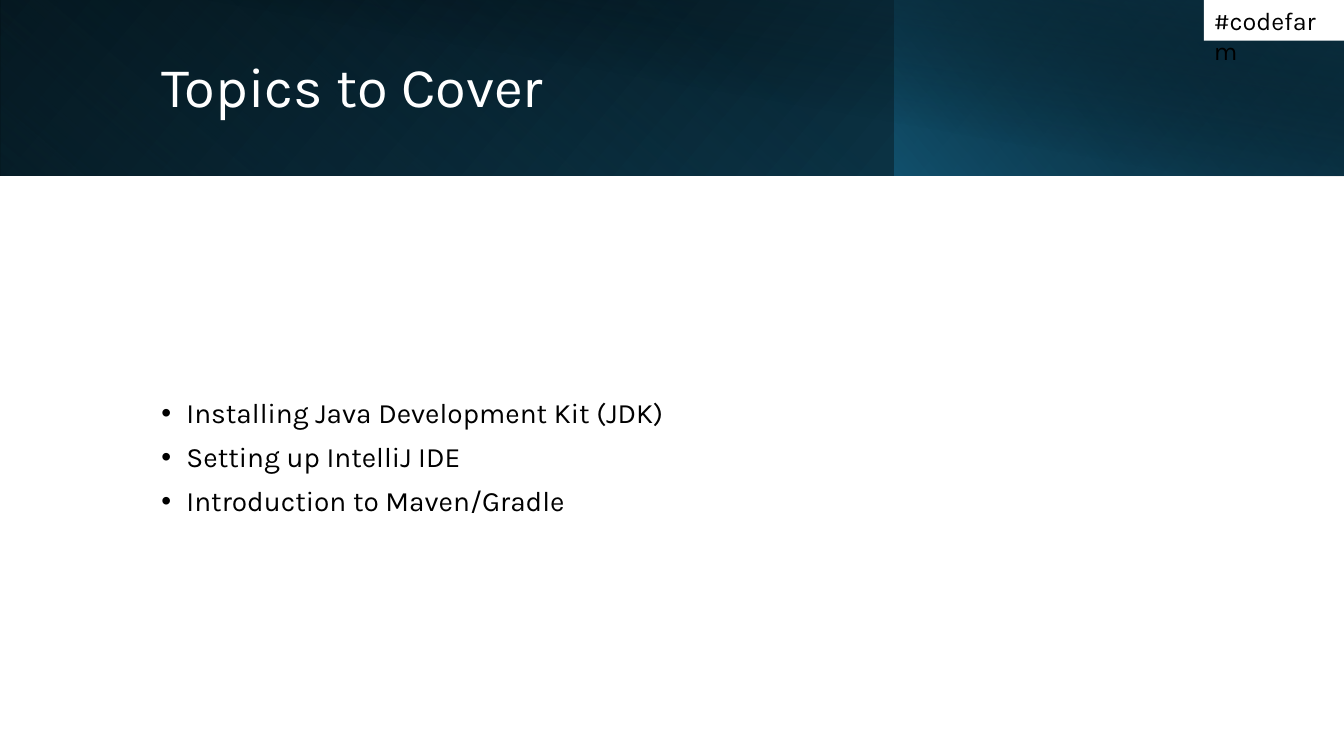
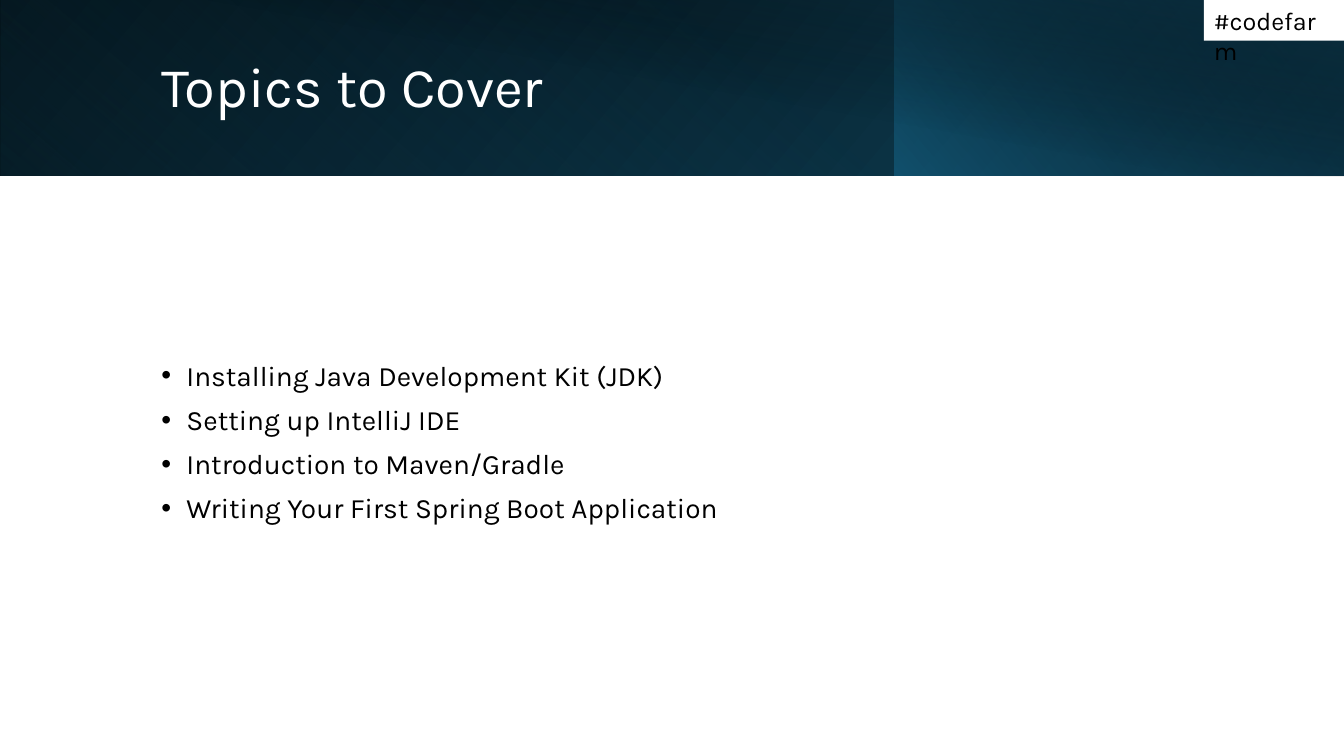
Before and after one commit to codefarm0/spring-boot-beginners, a slide deck: slide 10 of Spring boot Beginners.pptx (slide 6 before the commit). Drawn at 1344x756 pixels with LibreOffice and Linux fonts; fonts in the diff are those of the drawing. Boxes give left, top, right and bottom in pixels: in the first picture for what was removed or moved away, otherwise in the second. Text is boxed around its words. In the diff, an @@ line names an element or a change of style, - is before the commit and + after.

```diff
--- a/Spring boot Beginners.pptx
+++ b/Spring boot Beginners.pptx
@@ text at [186,498,717,525]: paragraph added @@
+• Writing Your First Spring Boot Application
```
Also in this commit, not shown: 3 other slides changed, 7 slides added.
